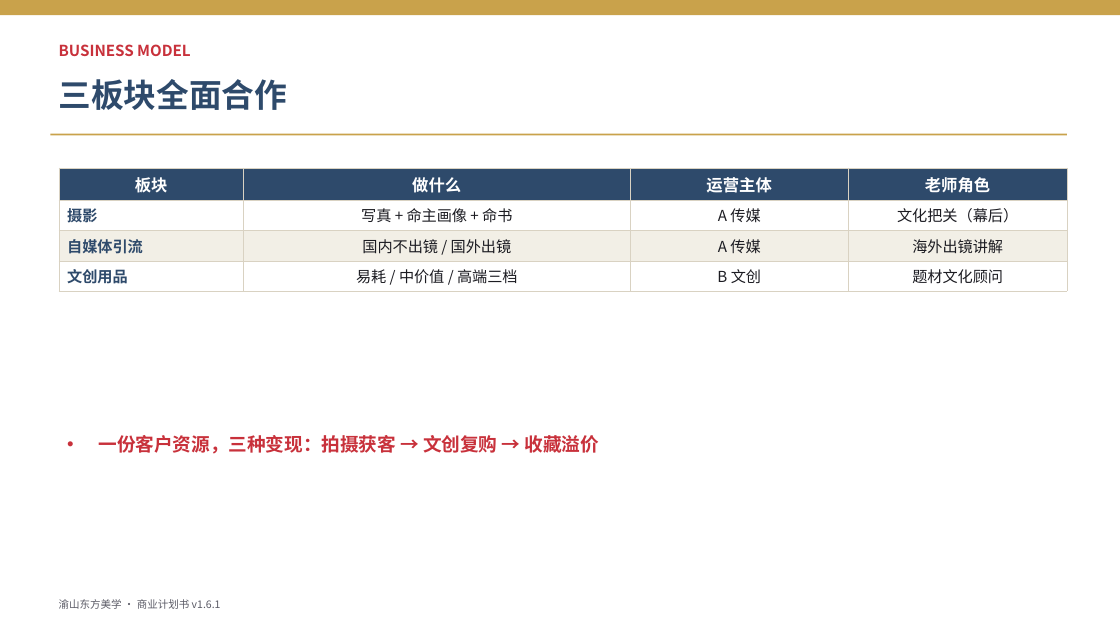
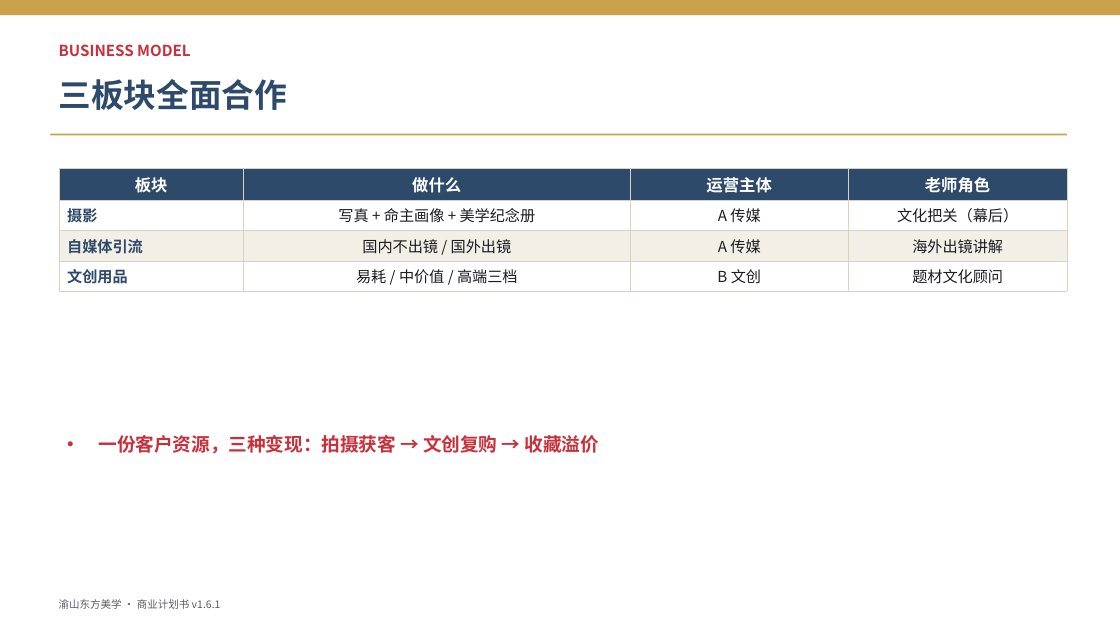
Before and after one commit to fenghuo02/ai-project, a slide deck: slide 3 of docs/business-plan-deck.pptx. Drawn at 1120x630 pixels with LibreOffice and Linux fonts; fonts in the diff are those of the drawing. Boxes give left, top, right and bottom in pixels: in the first picture for what was removed or moved away, otherwise in the second. Text is boxed around its words. In the diff, an @@ line names an element or a change of style, - is before the commit and + after.

Commit message:
chore(v1.6.2): 命书交付物下线，全文改为不含命理的「美学纪念册」
项目以后不再为客户生成「命书」。将原命书在交付/定价/订阅/合同中的位置，
统一替换为不含命理推算的「美学纪念册」（汇编客户专属命主画像/节气壁纸/
节气与五行美学图文），保留原价格档与收入结构，仅去除命理属性。

变更文件：
- docs/business-plan-chongqing-yixue-photo.md（主计划书 v1.6.1→v1.6.2，新增变更日志）
- docs/business-plan-teacher-edition.md（老师版）
- docs/products/00-sku-overview.md / sku-tier2-midrange.md / sku-tier3-premium.md
- docs/contracts/02-company-A-media-charter.md（A 公司章程：交付物/IP/命名口径）
- docs/business-plan-deck.pptx（PPT 同步重生成）

合规：美学纪念册仅作美学纪念读物，保留 AIGC 声明，严禁命理/算命/改运表述；
八字仅作命主画像/壁纸的色彩坐标美学用途，不产出命理文字交付物。

```diff
--- a/docs/business-plan-deck.pptx
+++ b/docs/business-plan-deck.pptx
@@ table at box(59, 168, 1067, 288) @@
-row 2, column 2: 写真 + 命主画像 + 命书
+row 2, column 2: 写真 + 命主画像 + 美学纪念册
```
Also in this commit, not shown: 5 other slides changed, 6 other files.
